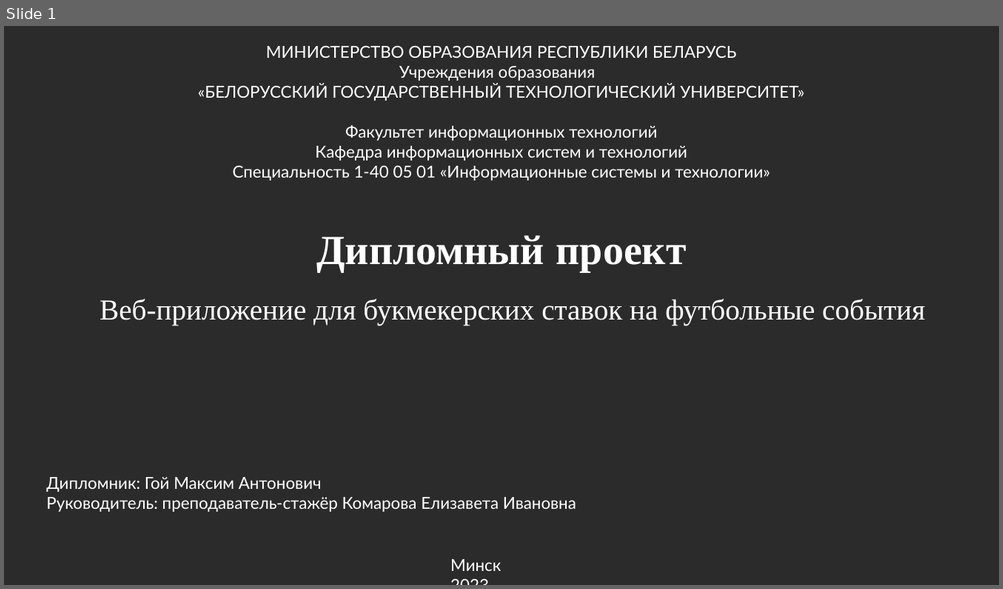
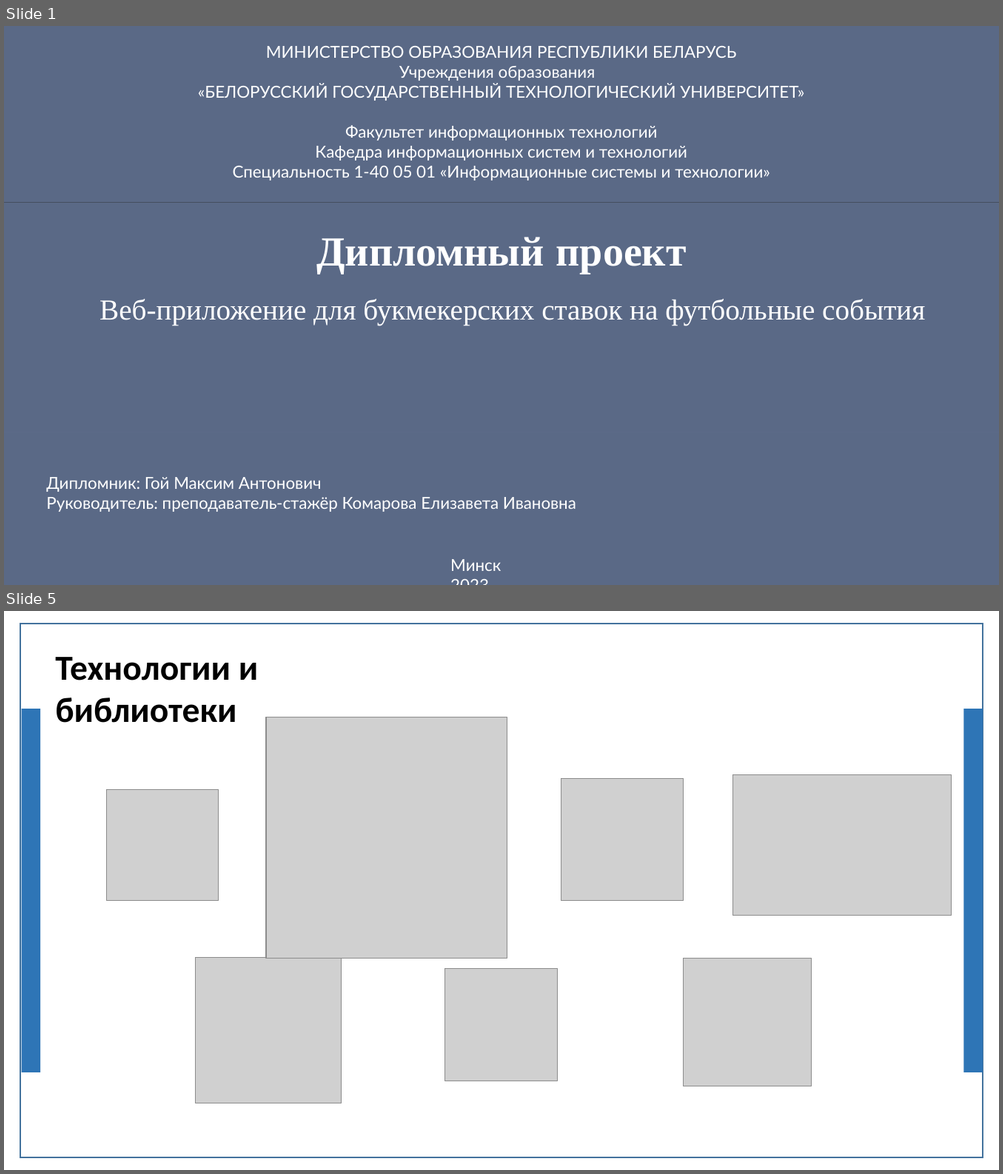
Before and after one commit to jk2911/diplom, a slide deck: doklad.PPTX. Shown one above the other, each under a label of ours: slide 1 before the commit, slides 1 and 5 after it; the slides between them are not shown. The pictures are 1003x589 and 1003x1174 pixels, drawn with LibreOffice and Linux fonts; fonts in the diff are those of the drawing; grey boxes stand for pictures; background and template pictures are left out; a plain dark background stands for a picture behind light text. Boxes give left, top, right and bottom in pixels: in the first picture for what was removed or moved away, otherwise in the second. Text is boxed around its words. In the diff, an @@ line names an element or a change of style, - is before the commit and + after.

```diff
--- a/doklad.PPTX
+++ b/doklad.PPTX
@@ slide 5 added at (x1=4, y1=611, x2=999, y2=1170), background picture (left out) @@
@@ rectangle added at (x1=20, y1=624, x2=982, y2=1158), fill #FFFFFF, outline #43739E 1 pt @@
@@ text added at (x1=55, y1=657, x2=258, y2=723), 34 pt, text #000000, bold @@
+Технологии и библиотеки
@@ rectangle added at (x1=22, y1=709, x2=40, y2=1073), fill #2E75B6 @@
@@ picture added at (x1=266, y1=718, x2=507, y2=959) @@
@@ rectangle added at (x1=964, y1=709, x2=982, y2=1073), fill #2E75B6 @@
@@ picture added at (x1=560, y1=779, x2=683, y2=901) @@
@@ picture added at (x1=732, y1=775, x2=950, y2=916) @@
@@ picture added at (x1=107, y1=789, x2=218, y2=900) @@
@@ picture added at (x1=195, y1=958, x2=341, y2=1104) @@
@@ picture added at (x1=683, y1=959, x2=811, y2=1087) @@
@@ picture added at (x1=445, y1=968, x2=558, y2=1081) @@
@@ slide 1 changed as well @@
@@ rectangle added at (x1=4, y1=26, x2=999, y2=202), fill #607090 at 90% opacity @@
@@ rectangle added at (x1=4, y1=203, x2=999, y2=432), fill #607090 at 90% opacity @@
@@ rectangle added at (x1=4, y1=432, x2=999, y2=585), fill #607090 at 90% opacity @@
```
Also in this commit, not shown: 1 other slide changed, 9 other slides added, 8 slides removed, 3 other files.
